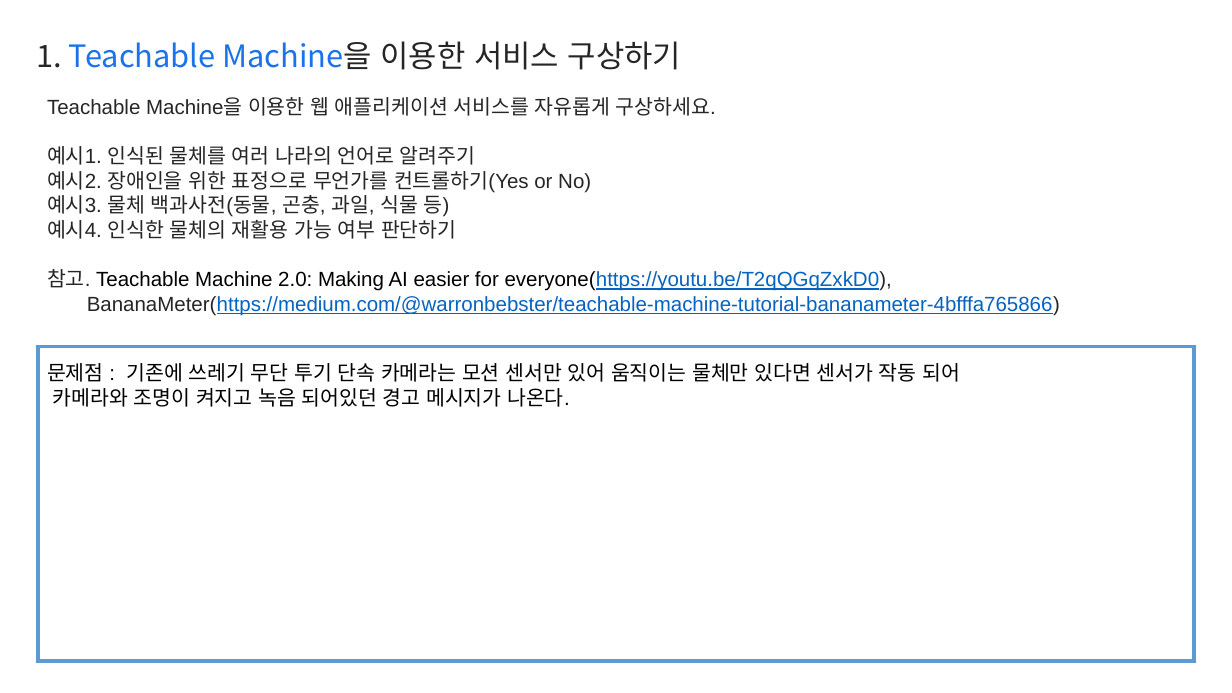
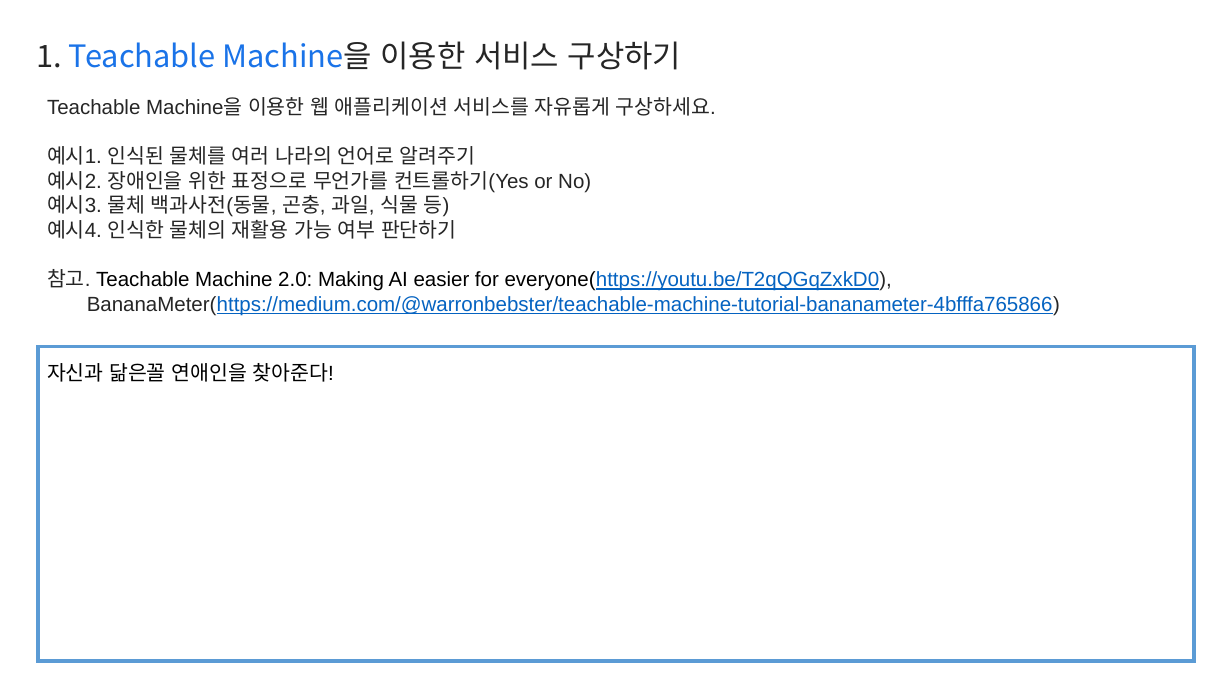
Before and after one commit to wonnem/new, a slide deck: slide 2 of Report.pptx. Drawn at 1232x693 pixels with LibreOffice and Linux fonts; fonts in the diff are those of the drawing. Boxes give left, top, right and bottom in pixels: in the first picture for what was removed or moved away, otherwise in the second. Text is boxed around its words. In the diff, an @@ line names an element or a change of style, - is before the commit and + after.

```diff
--- a/Report.pptx
+++ b/Report.pptx
@@ text at (47,363,334,382): text changed @@
-문제점 : 기존에 쓰레기 무단 투기 단속 카메라는 모션 센서만 있어 움직이는 물체만 있다면 센서가 작동 되어
-카메라와 조명이 켜지고 녹음 되어있던 경고 메시지가 나온다.
+자신과 닮은꼴 연애인을 찾아준다!
```
Also in this commit, not shown: 2 other slides changed, 3 other files.
